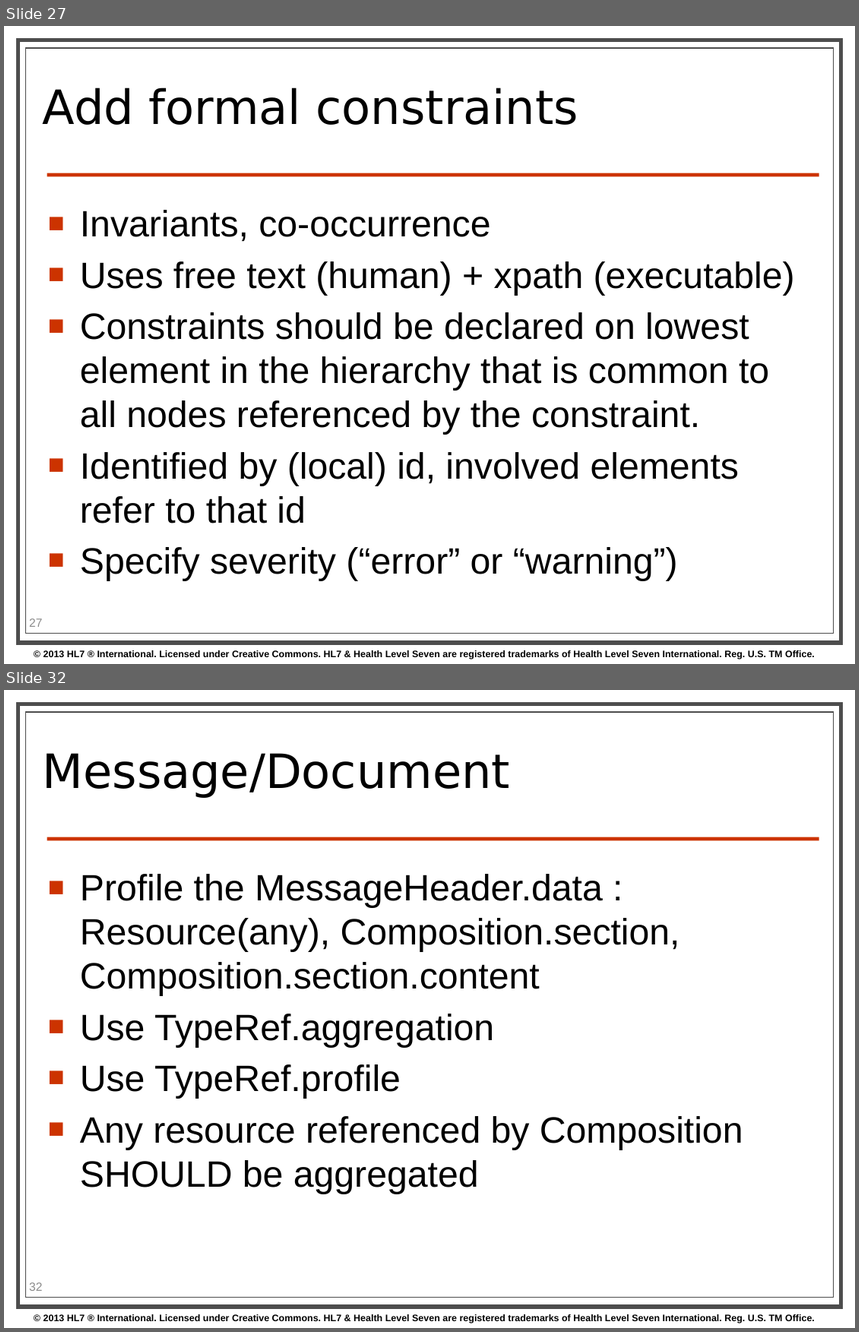
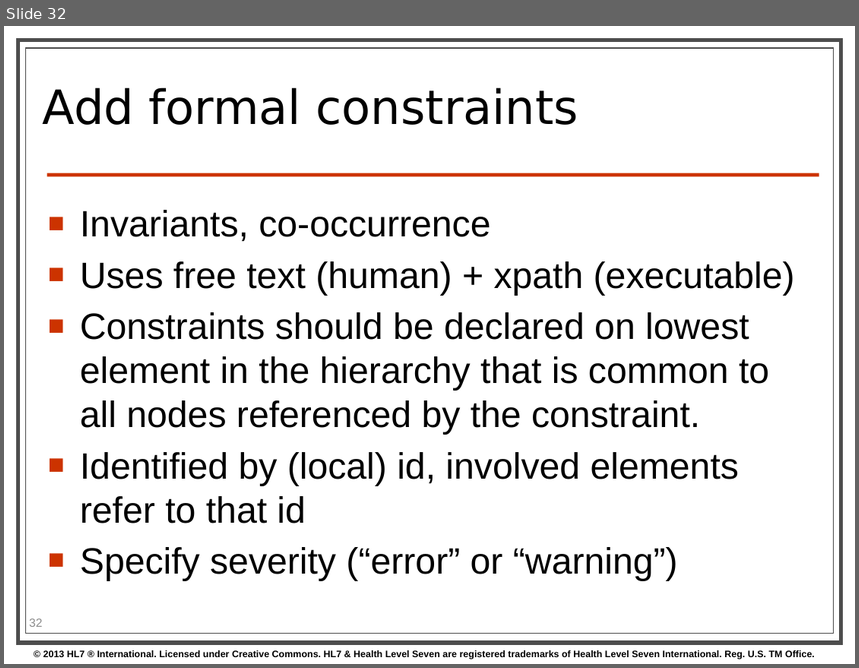
Before and after one commit to kevinpeterson/fhir, a slide deck: presentations/2014-01 Tutorials/201401 - San Antonio - Profiling FHIR.pptx. Shown one above the other, each under a label of ours: slides 27 and 32 before the commit, slide 32 after it; the slides between them are not shown. The pictures are 859x1332 and 859x668 pixels, drawn with LibreOffice and Linux fonts; fonts in the diff are those of the drawing; background and template pictures are left out. Boxes give left, top, right and bottom in pixels: in the first picture for what was removed or moved away, otherwise in the second. Text is boxed around its words. In the diff, an @@ line names an element or a change of style, - is before the commit and + after.

```diff
--- a/presentations/2014-01 Tutorials/201401 - San Antonio - Profiling FHIR.pptx
+++ b/presentations/2014-01 Tutorials/201401 - San Antonio - Profiling FHIR.pptx
@@ slide 32 removed at (x1=4, y1=690, x2=855, y2=1328), background #FFFFFF; not listed: 4 template elements that a slide beside it also shows @@
@@ title removed at (x1=43, y1=753, x2=510, y2=798) @@
-Message/Document
@@ text removed at (x1=80, y1=874, x2=743, y2=1195) @@
-■ Profile the MessageHeader.data : Resource(any), Composition.section, Composition.section.content
-■ Use TypeRef.aggregation
-■ Use TypeRef.profile
-■ Any resource referenced by Composition SHOULD be aggregated
@@ page number removed at (x1=29, y1=1283, x2=42, y2=1291) @@
-32
@@ what was slide 27 is now slide 32 @@
@@ page number at (x1=29, y1=619, x2=42, y2=627): text changed @@
-27
+32
```
Also in this commit, not shown: 5 slides changed, 11 slides added, 1 other slide removed.
